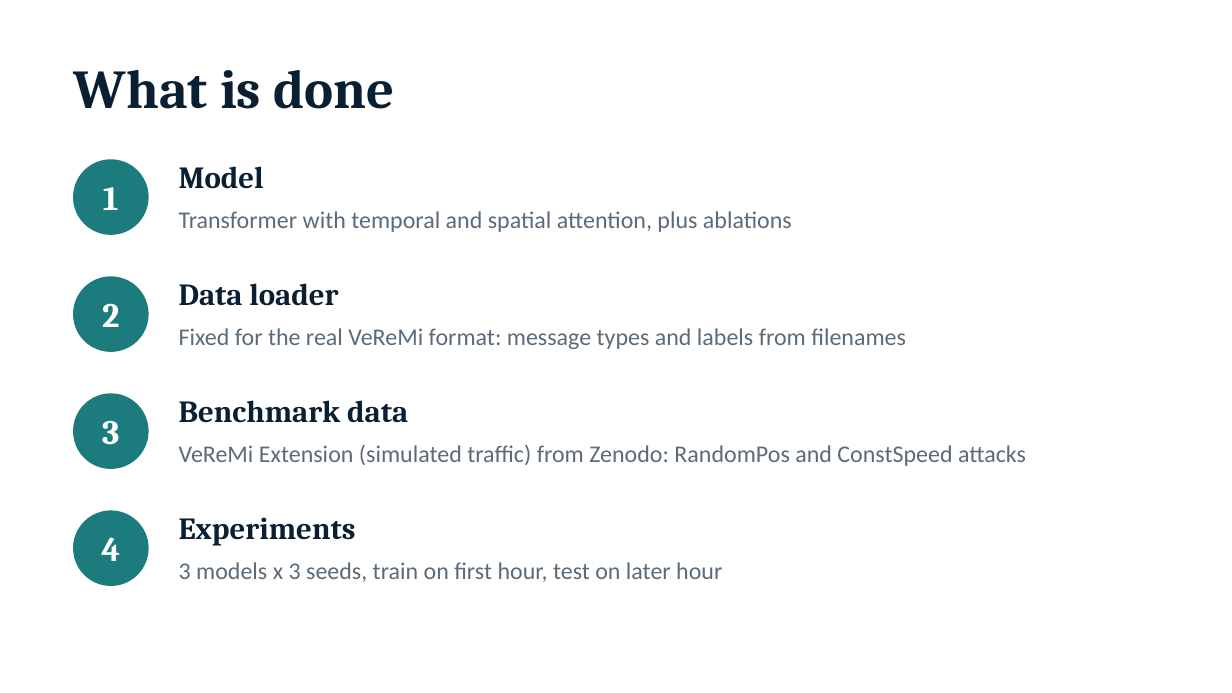
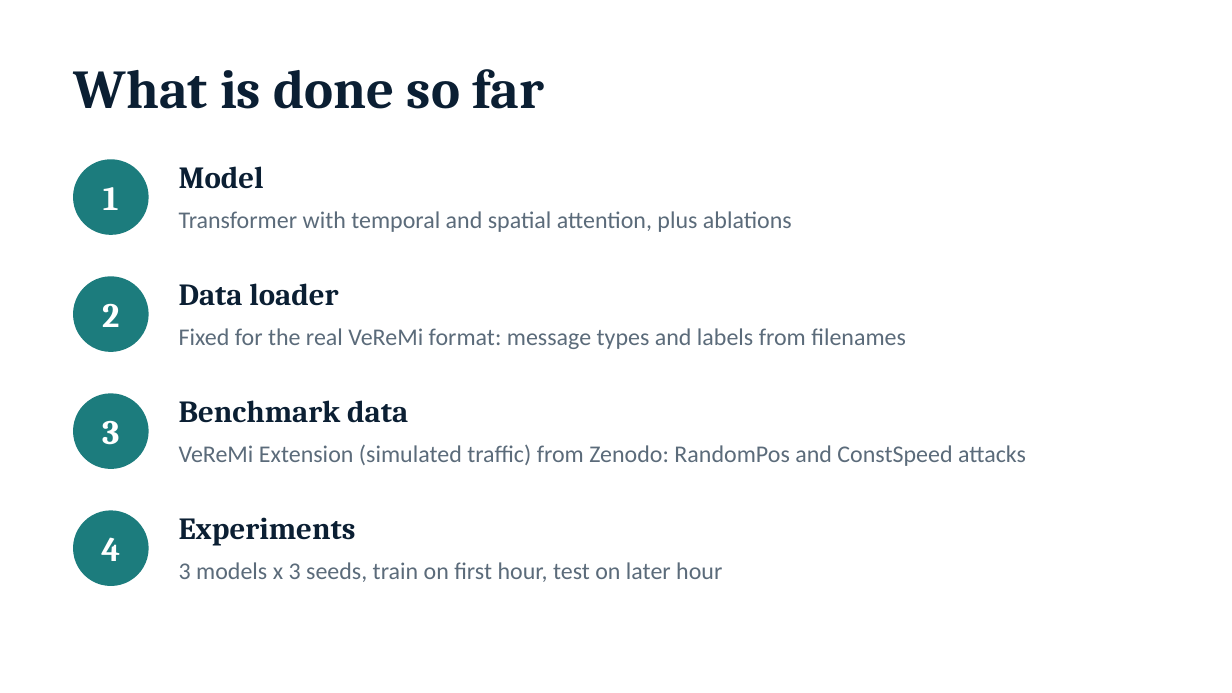
Before and after one commit to ShlokNambiar/Major-Project-, a slide deck: slide 3 of presentation/progress_update.pptx. Drawn at 1232x693 pixels with LibreOffice and Linux fonts; fonts in the diff are those of the drawing. Boxes give left, top, right and bottom in pixels: in the first picture for what was removed or moved away, otherwise in the second. Text is boxed around its words. In the diff, an @@ line names an element or a change of style, - is before the commit and + after.

```diff
--- a/presentation/progress_update.pptx
+++ b/presentation/progress_update.pptx
@@ text at (x1=74, y1=69, x2=544, y2=109): text changed @@
-What is done
+What is done so far
```
Also in this commit, not shown: 3 other slides changed.
